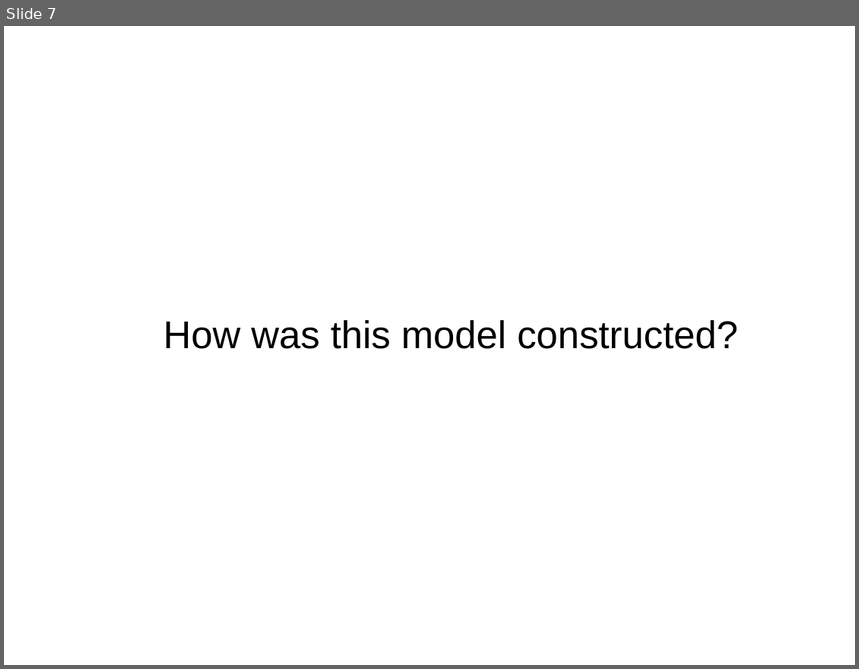
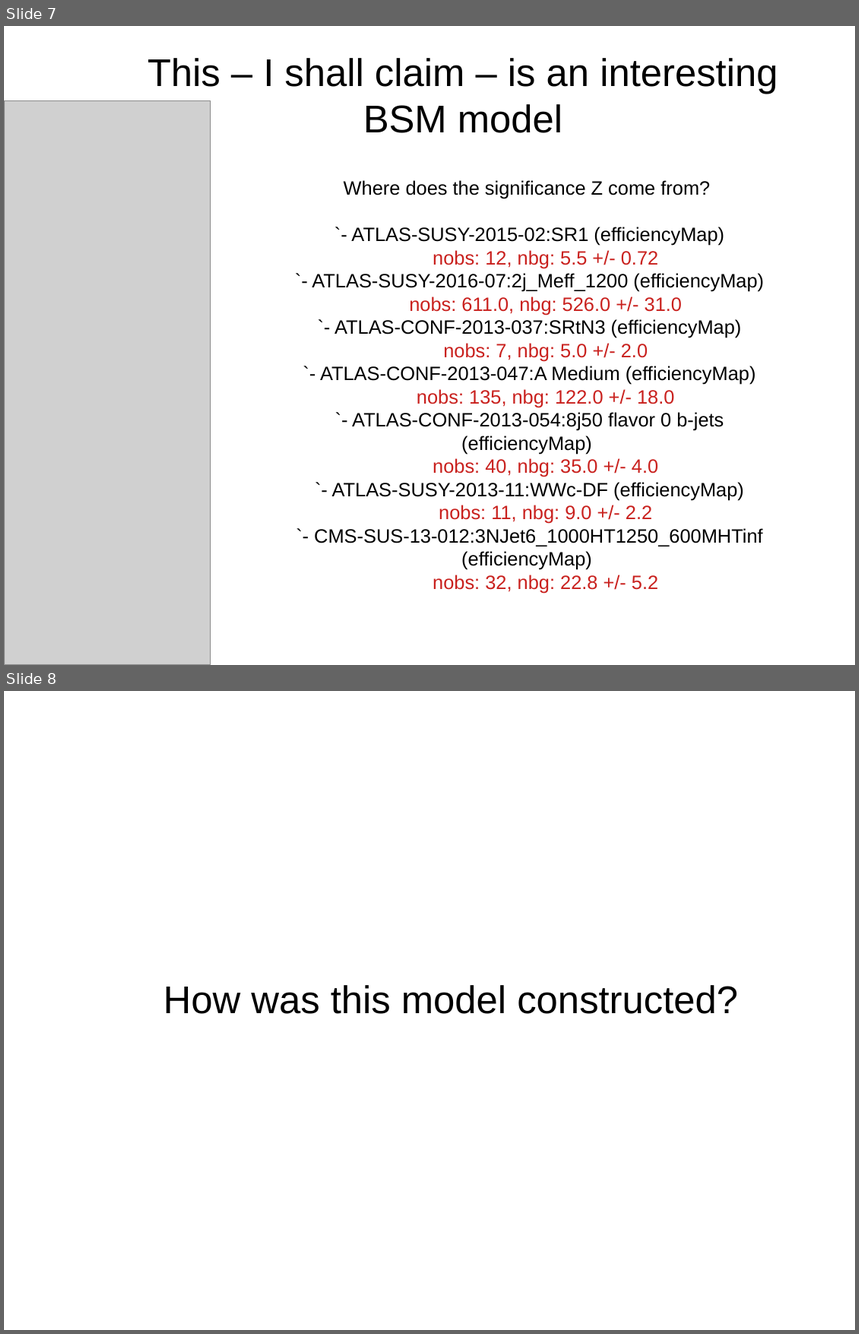
Before and after one commit to SModelS/smodels-utils, a slide deck: combinations/amb.odp. Shown one above the other, each under a label of ours: slide 7 before the commit, slides 7 and 8 after it. The pictures are 859x669 and 859x1334 pixels, drawn with LibreOffice and Linux fonts; fonts in the diff are those of the drawing; grey boxes stand for pictures. Boxes give left, top, right and bottom in pixels: in the first picture for what was removed or moved away, otherwise in the second. Text is boxed around its words. In the diff, an @@ line names an element or a change of style, - is before the commit and + after.

```diff
--- a/combinations/amb.odp
+++ b/combinations/amb.odp
@@ slide 7 added at box(4, 26, 855, 665), background #FFFFFF @@
@@ text added at box(148, 58, 778, 133), 36 pt, text #000000 @@
+This – I shall claim – is an interesting BSM model
@@ picture added at box(4, 101, 210, 665) @@
@@ text added at box(312, 180, 764, 593), 18 pt, text #000000 @@
+Where does the significance Z come from?
+`- ATLAS-SUSY-2015-02:SR1 (efficiencyMap)
+nobs: 12, nbg: 5.5 +/- 0.72
+`- ATLAS-SUSY-2016-07:2j_Meff_1200 (efficiencyMap)
+nobs: 611.0, nbg: 526.0 +/- 31.0
+`- ATLAS-CONF-2013-037:SRtN3 (efficiencyMap)
+nobs: 7, nbg: 5.0 +/- 2.0
+`- ATLAS-CONF-2013-047:A Medium (efficiencyMap)
+nobs: 135, nbg: 122.0 +/- 18.0
+`- ATLAS-CONF-2013-054:8j50 flavor 0 b-jets (efficiencyMap)
+nobs: 40, nbg: 35.0 +/- 4.0
+`- ATLAS-SUSY-2013-11:WWc-DF (efficiencyMap)
+nobs: 11, nbg: 9.0 +/- 2.2
+`- CMS-SUS-13-012:3NJet6_1000HT1250_600MHTinf (efficiencyMap)
+nobs: 32, nbg: 22.8 +/- 5.2
@@ what was slide 7 is now slide 8 @@
```
Also in this commit, not shown: 5 slides changed.
